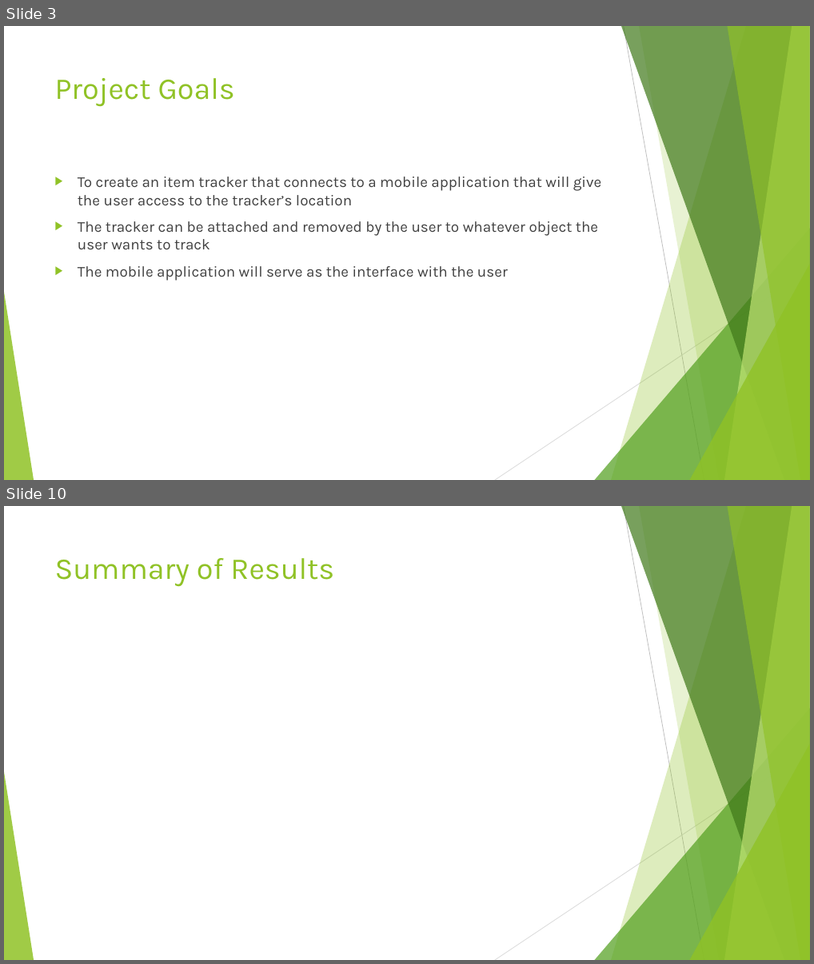
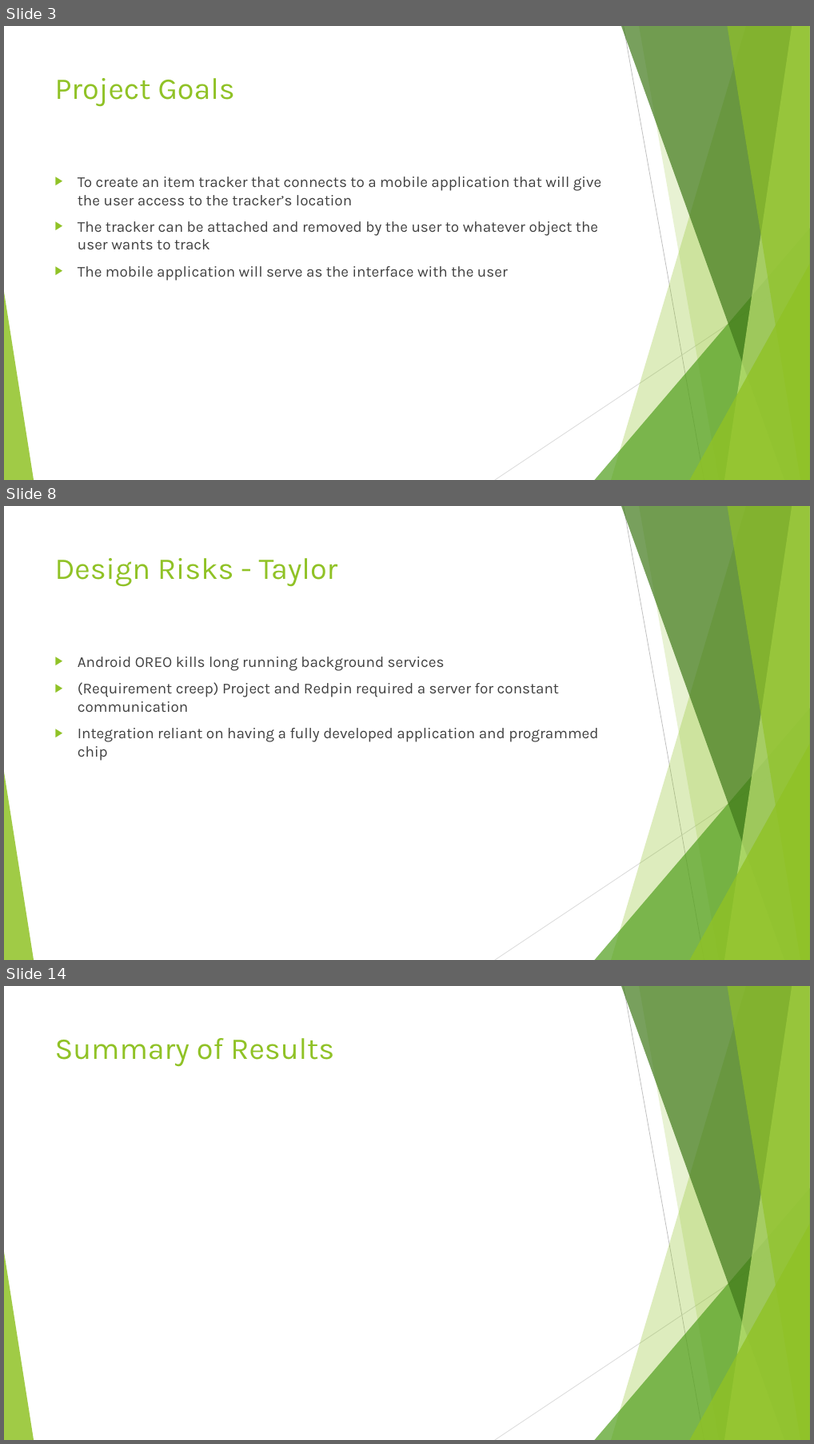
Before and after one commit to dontaylor6000/Group27_Tracker, a slide deck: Documentation/Group27FinalPresentation.pptx. Shown one above the other, each under a label of ours: slides 3 and 10 before the commit, slides 3, 8 and 14 after it; the slides between them are not shown. The pictures are 814x964 and 814x1444 pixels, drawn with LibreOffice and Linux fonts; fonts in the diff are those of the drawing. Boxes give left, top, right and bottom in pixels: in the first picture for what was removed or moved away, otherwise in the second. Text is boxed around its words. In the diff, an @@ line names an element or a change of style, - is before the commit and + after.

Commit message:
Implemented some of the Redpin connection logic.

```diff
--- a/Documentation/Group27FinalPresentation.pptx
+++ b/Documentation/Group27FinalPresentation.pptx
@@ slide 8 added at (x1=4, y1=506, x2=810, y2=960), background #FFFFFF; not listed: 10 template elements that a slide beside it also shows @@
@@ title added at (x1=55, y1=558, x2=338, y2=587), 36 pt, text #90C226 @@
+Design Risks - Taylor
@@ text added at (x1=78, y1=656, x2=598, y2=760), 18 pt, text #404040 @@
+▶ Android OREO kills long running background services
+▶ (Requirement creep) Project and Redpin required a server for constant communication
+▶ Integration reliant on having a fully developed application and programmed chip
@@ what was slide 10 is now slide 14 @@
```
Also in this commit, not shown: 5 slides changed, 7 other slides added, 2 slides removed, 1 other file.
